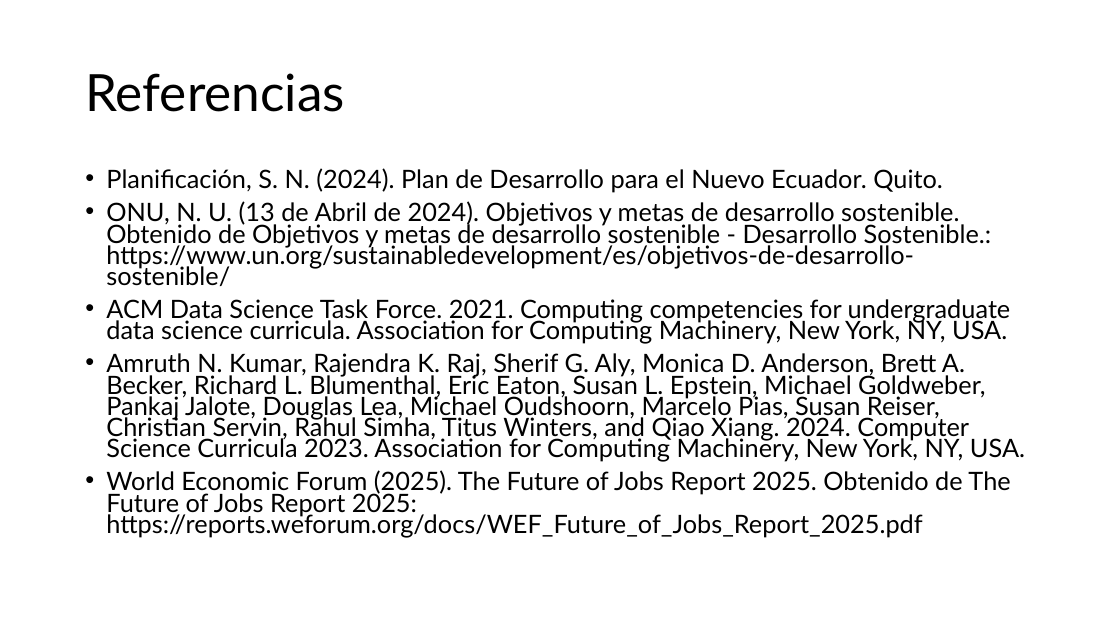
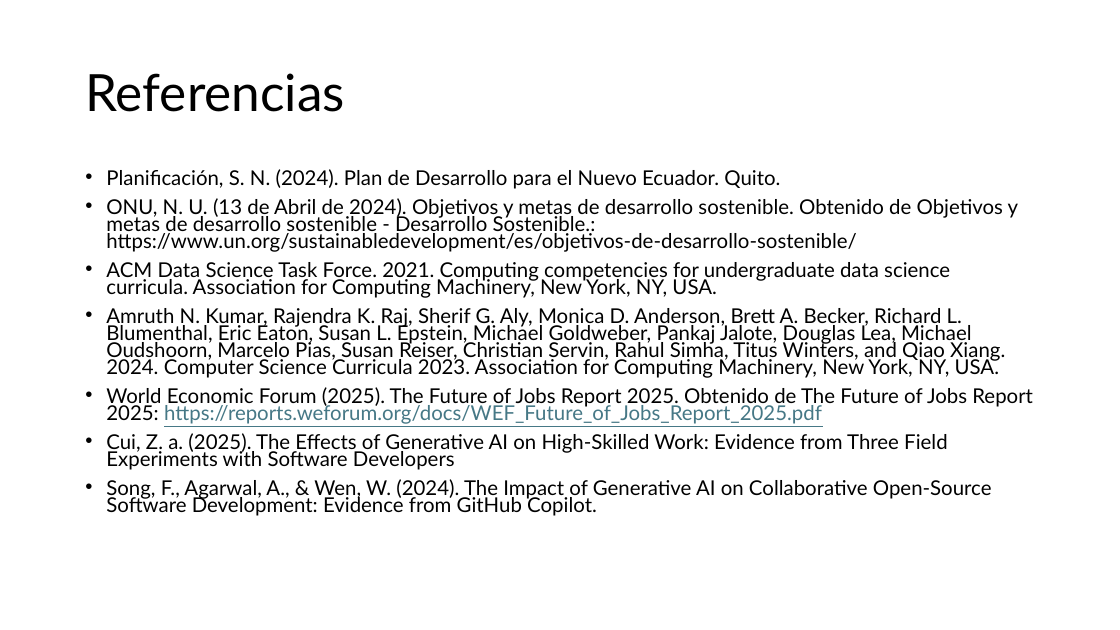
Before and after one commit to aavendan/cdia, a slide deck: slide 5 of 03 Presentación.pptx. Drawn at 1120x630 pixels with LibreOffice and Linux fonts; fonts in the diff are those of the drawing. Boxes give left, top, right and bottom in pixels: in the first picture for what was removed or moved away, otherwise in the second. Text is boxed around its words. In the diff, an @@ line names an element or a change of style, - is before the commit and + after.

```diff
--- a/03 Presentación.pptx
+++ b/03 Presentación.pptx
@@ text at [106,169,1033,424]: size 21.7 to 17.5 pt in "Planificación, S. N. (2024). Plan de Desarrollo ...", "ONU, N. U. (13 de Abril de ...", "ACM Data Science Task Force. 2021. Computing ...", "Amruth N. Kumar, Rajendra K. Raj, Sherif ..." and 1 more places; text colour #000000 to #467886, underline on in "https://reports.weforum.org/docs/WEF_Future_of_Jobs_Report_2 ..." @@
@@ text at [106,433,992,516]: paragraphs added @@
+• Cui, Z. a. (2025). The Effects of Generative AI on High-Skilled Work: Evidence from Three Field Experiments with Software Developers
+• Song, F., Agarwal, A., & Wen, W. (2024). The Impact of Generative AI on Collaborative Open-Source Software Development: Evidence from GitHub Copilot.
```
Also in this commit, not shown: 1 other slide changed, 1 other file.
